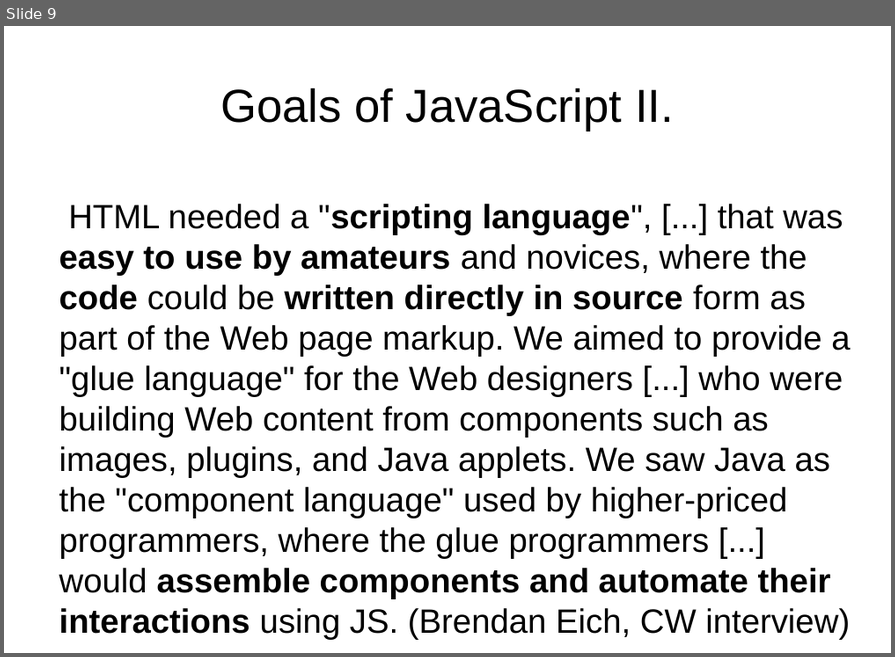
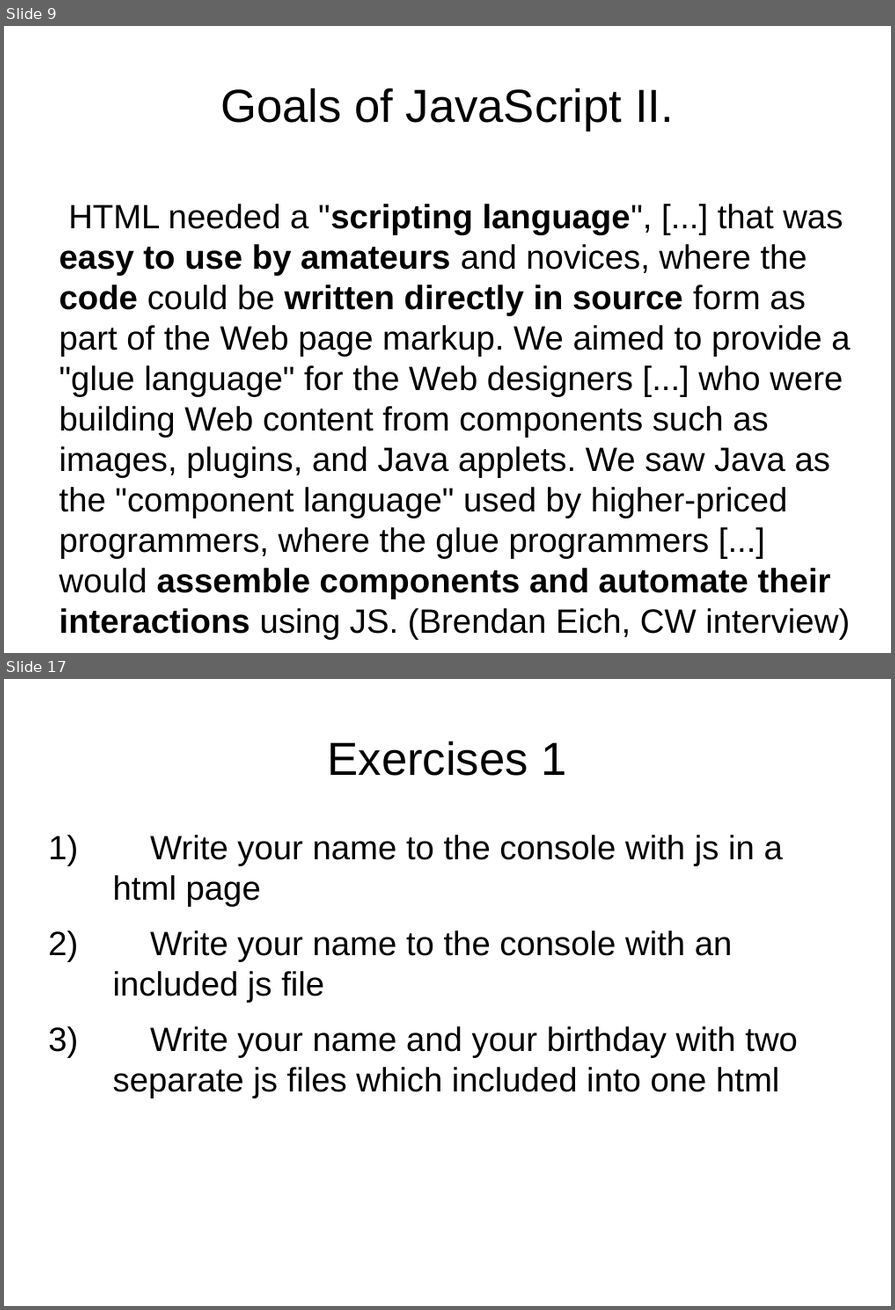
Before and after one commit to peterborkuti/other, a slide deck: JavaScriptBasics/jsbasics-slide.odp. Shown one above the other, each under a label of ours: slide 9 before the commit, slides 9 and 17 after it; the slides between them are not shown. The pictures are 895x657 and 895x1310 pixels, drawn with LibreOffice and Linux fonts; fonts in the diff are those of the drawing. Boxes give left, top, right and bottom in pixels: in the first picture for what was removed or moved away, otherwise in the second. Text is boxed around its words. In the diff, an @@ line names an element or a change of style, - is before the commit and + after.

```diff
--- a/JavaScriptBasics/jsbasics-slide.odp
+++ b/JavaScriptBasics/jsbasics-slide.odp
@@ slide 17 added at (4, 679, 891, 1306), background #FFFFFF @@
@@ title added at (328, 741, 567, 776), 44 pt, text #000000 @@
+Exercises 1
@@ text added at (113, 835, 798, 1098), 32 pt, text #000000 @@
+1) Write your name to the console with js in a html page
+2) Write your name to the console with an included js file
+3) Write your name and your birthday with two separate js files which included into one html
```
Also in this commit, not shown: 7 slides changed, 8 other slides added, 2 other files.
